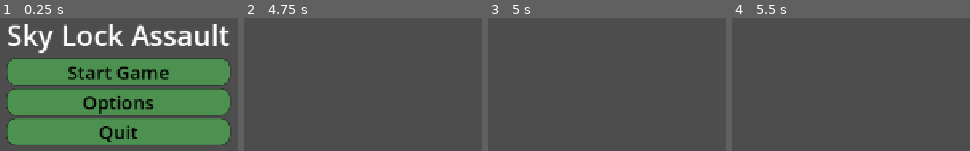
Above: before the commit, frames 1-4 (left to right).
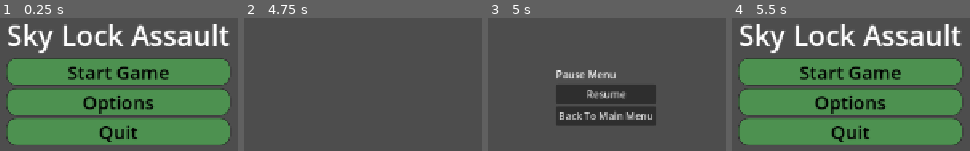
Above: after the commit, the same moments.

Repository: ikostan/SkyLockAssault
Game: Godot game, scene res://scenes/main_menu.tscn
The game is run twice, just before and just after one commit, with the same random seed, the same clock (stepped at 60 frames per second) and the same inputs.
Inputs (mouse positions are in pixels of both pictures, inside the frame that each line leads up to):
- Up to frame 1 (0.25 s): no input
- Up to frame 2 (4.75 s): click "Start Game" at 0.5 s; tap Enter at 1.25, 2.75, 4.25 s; tap Space at 2, 3.5 s
- Up to frame 3 (5 s): tap Escape (ui_cancel) at 4.9 s
- Up to frame 4 (5.5 s): click (851, 116) at 5 s, where only the run after the commit has a clickable "Back To Main Menu"

Frames 1-2 are identical in both runs. In frame 3, 11% of the frame differs, in the area x 28-71%, y 39-81%; in frame 4, 62%, in the area x 2-97%, y 4-96%.
Error before the commit: Invalid call. Nonexistent function 'is_action_just_pressed' in base 'InputEventKey'. (res://scripts/pause_menu.gd:18)

Commit message:
Replacing the assert(quit_dialog != null) with a Warning Log and Graceful Fallback
What it means: The assert() in main_menu.gd's _ready() crashes the game in debug mode if quit_dialog is null, which is great for catching dev errors but risky in production (exported builds ignore asserts, but null refs could still crash elsewhere). SourceryAI suggests swapping it for a warning log and fallback logic to handle it smoothly.
Why it's better: Prevents hard crashes in released games, improving player experience—e.g., if a scene change breaks the dialog, the game continues without quitting functionality. In game dev, graceful error handling (logs + fallbacks) is crucial for robustness, especially on Windows where exports might behave differently.

Diff:
--- a/scripts/main_menu.gd
+++ b/scripts/main_menu.gd
@@ -17,7 +17,7 @@
 	$CenterContainer/VBoxContainer/OptionsButton.pressed.connect(_on_options_pressed)
 	$CenterContainer/VBoxContainer/QuitButton.pressed.connect(_on_quit_pressed)
 	setup_quit_dialog()  # New: Handles dialog setup in one place
-	assert(quit_dialog != null, "QuitDialog must be assigned!")
+	# assert(quit_dialog != null, "QuitDialog must be assigned!")
 
 	# Assign from exported path
 
@@ -31,7 +31,12 @@
 		if not quit_dialog.get_cancel_button().pressed.is_connected(_on_quit_dialog_canceled):
 			quit_dialog.get_cancel_button().pressed.connect(_on_quit_dialog_canceled)
 	else:
-		Globals.log_message("Warning: QuitDialog node not found! Add it to the scene.", Globals.LogLevel.WARNING)
+		Globals.log_message("Warning: QuitDialog not assigned! Disabling Quit button.", Globals.LogLevel.WARNING)
+		# Fallback: Disable Quit button to prevent null errors
+		var quit_button: Button = $CenterContainer/VBoxContainer/QuitButton
+		if quit_button:
+			quit_button.disabled = true
+			quit_button.visible = false  # Or hide it entirely
 
 
 # Handles the Start button press.
--- a/scripts/pause_menu.gd
+++ b/scripts/pause_menu.gd
@@ -15,7 +15,7 @@
 
 # Processes unhandled input for pause toggle (e.g., ESC key).
 func _unhandled_input(event: InputEvent) -> void:
-	if event.is_action_just_pressed("ui_cancel"):  # Default ESC action
+	if event.is_action_pressed("ui_cancel"):  # Default ESC action
 		toggle_pause()
 
 
